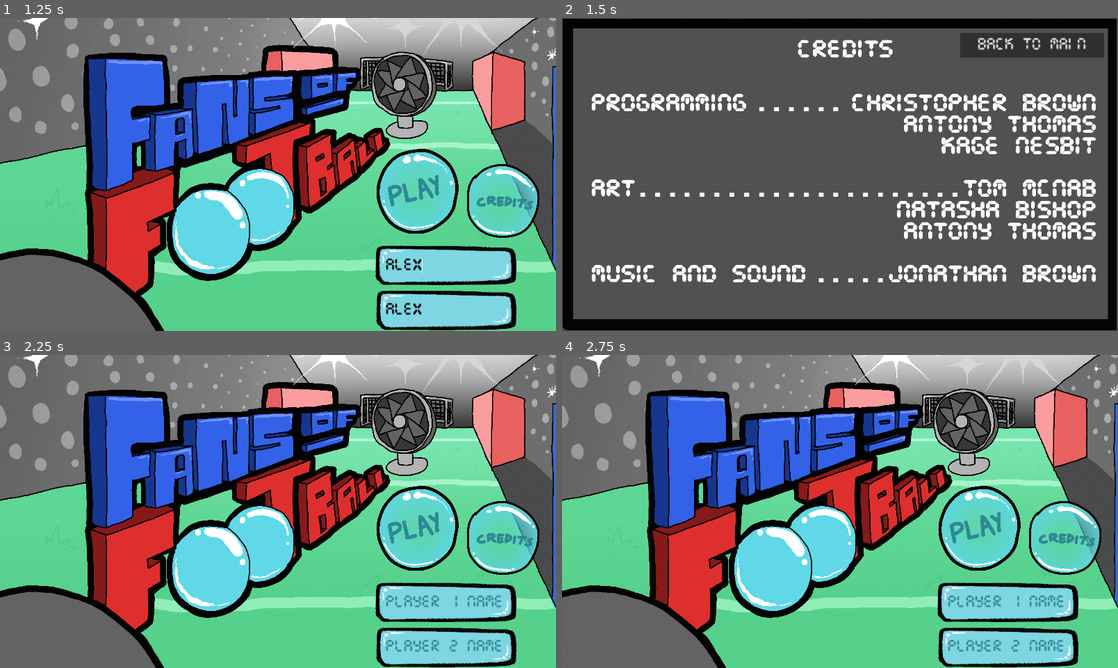
Above: before the commit, frames 1-4 (two rows, left to right).
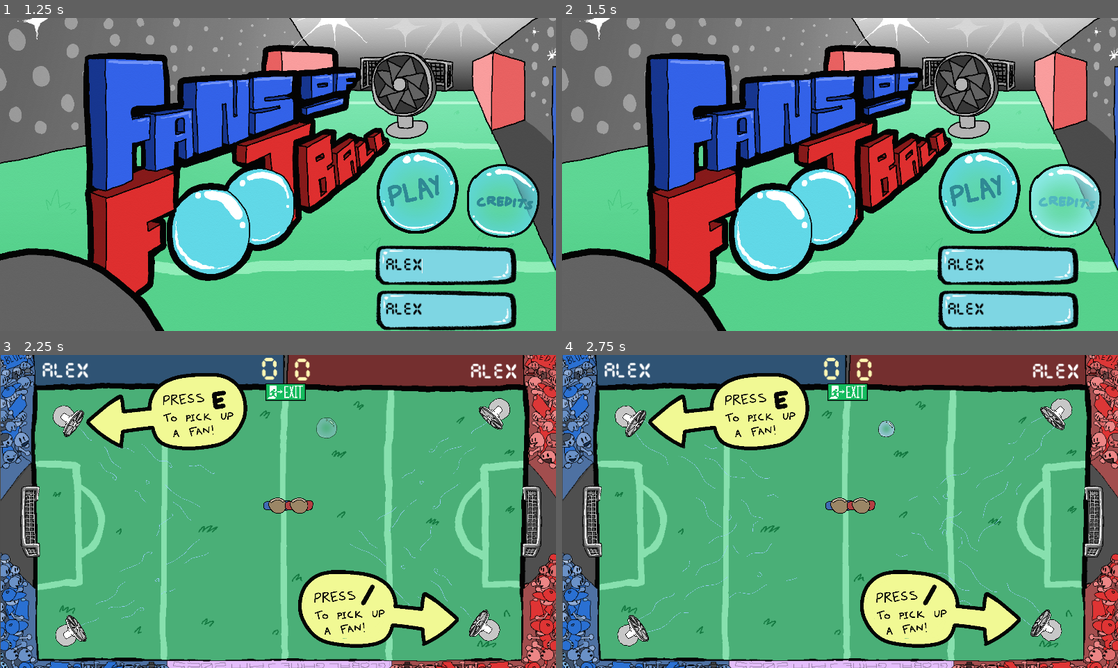
Above: after the commit, the same moments.

Repository: Calandir/ggj-2025
Game: Godot game, scene res://Scenes/menu.tscn
The game is run twice, just before and just after one commit, with the same random seed, the same clock (stepped at 60 frames per second) and the same inputs. Sound files missing from this copy of the repository are replaced by a short silence.
Inputs (mouse positions are in pixels of both pictures, inside the frame that each line leads up to; where the layout moved, square brackets give the same spot in the first picture):
- Up to frame 1 (1.25 s): click (450, 309) at 0.52 s; type "Alex" at 0.6 s; click (450, 265) at 0.75 s; type "Alex" at 0.83 s
- Up to frame 2 (1.5 s): click (1062, 199) at 1.25 s
- Up to frame 3 (2.25 s): click (417, 527) [472, 383] at 2 s
- Up to frame 4 (2.75 s): no input

Frame 1 is identical in both runs. In frame 2, 91% of the frame differs, in the area x 0-100%, y 0-100%; in frame 3, 98%; in frame 4, 98%.

Commit message:
fix player naming

Diff:
--- a/Scripts/example_scene.gd
+++ b/Scripts/example_scene.gd
@@ -20,12 +20,12 @@
 		var player_1_win_screen = win_group.find_child("BlueWinsSprite")
 		var player_2_win_screen = win_group.find_child("RedWinsSprite")
 		if goal_num:
-			player_name = Globalvars.player2_name
+			player_name = Globalvars.player1_name
 			losing_player = $"Player 1"
 			player_1_win_screen.show()
 			player_2_win_screen.hide()
 		else:
-			player_name = Globalvars.player1_name
+			player_name = Globalvars.player2_name
 			losing_player = $"Player 0"
 			player_2_win_screen.show()
 			player_1_win_screen.hide()
--- a/Scripts/globalvars.gd
+++ b/Scripts/globalvars.gd
@@ -1,7 +1,7 @@
 extends Node
 
+var player2_name: String = ""
 var player1_name: String = ""
-var player2_name: String = ""
 var player1_score: int = 0
 var player2_score: int = 0
 var score_to_win: int = 20
--- a/Scripts/label.gd
+++ b/Scripts/label.gd
@@ -8,11 +8,11 @@
 
 # Called when the node enters the scene tree for the first time.
 func _ready() -> void:
-	#print(Globalvars.player1_name)
+	#print(Globalvars.player2_name)
 	if playerIdentifier == 0:
+		self.text = Globalvars.player2_name
+	else:
 		self.text = Globalvars.player1_name
-	else:
-		self.text = Globalvars.player2_name
 
 
 # Called every frame. 'delta' is the elapsed time since the previous frame.
--- a/menu.gd
+++ b/menu.gd
@@ -1,40 +1,33 @@
 extends Control
 
 @onready var start_button = $Button
-@onready var player1_name_input = $LineEdit1  # Reference to Player 1's LineEdit
-@onready var player2_name_input = $LineEdit2
+@onready var player2_name_input = $LineEdit1  # Reference to Player 1's LineEdit
+@onready var player1_name_input = $LineEdit2
 
-@onready var credits_button = $CreditsButton
 
 
 
 # Called when the node enters the scene tree for the first time.
 func _ready() -> void:
 	start_button.pressed.connect(_on_start_button_pressed)
-	credits_button.pressed.connect(_on_credits_button_pressed)
 	pass # Replace with function body.
 
 
 func _on_start_button_pressed():
 	# Load the main game scene (replace "res://GameScene.tscn" with your scene's actual path)
 
+	if player2_name_input.text:
+		Globalvars.player2_name = player2_name_input.text
+	else:
+		Globalvars.player2_name = "Player 2"
+
 	if player1_name_input.text:
 		Globalvars.player1_name = player1_name_input.text
 	else:
 		Globalvars.player1_name = "Player 1"
 
-	if player2_name_input.text:
-		Globalvars.player2_name = player2_name_input.text
-	else:
-		Globalvars.player2_name = "Player 2"
-
 	var game_scene = load("res://Scenes/example_scene.tscn")  # Use the path to your game scene
 	get_tree().change_scene_to_packed(game_scene)
-
-func _on_credits_button_pressed():
-	print("hello!")
-	var scene = load("res://Scenes/credits.tscn")
-	get_tree().change_scene_to_packed(scene)
 
 # Called every frame. 'delta' is the elapsed time since the previous frame.
 func _process(delta: float) -> void:
